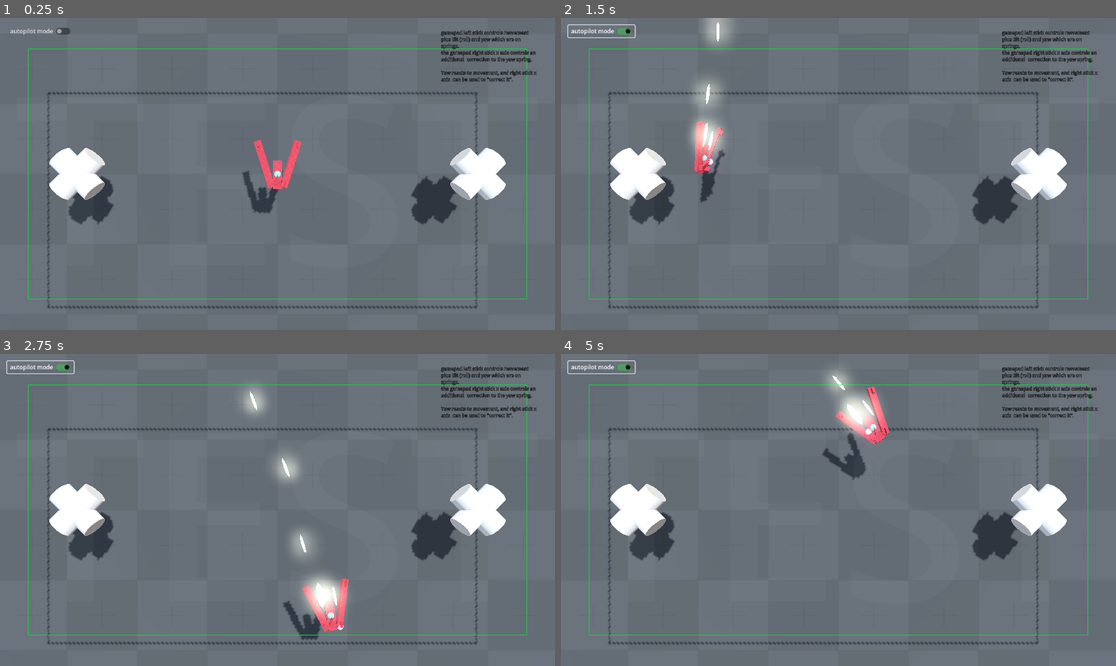
Above: before the commit, frames 1-4 (two rows, left to right).
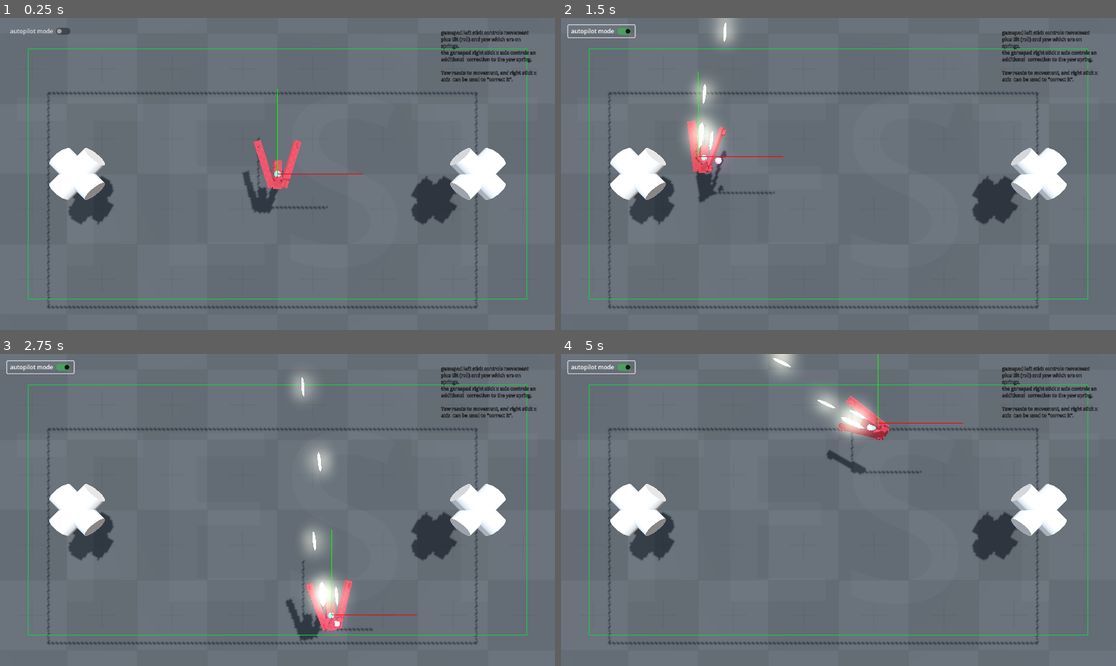
Above: after the commit, the same moments.

Repository: ioxu/star
Game: Godot game, scene res://assets/player/player_testing_scene.tscn
Two runs of this game, one before a commit and one after it. Both use one fixed random seed, a clock stepped at 60 frames per second and the inputs below. This scene is started directly instead of the project's main scene.
Inputs:
- Up to frame 1 (0.25 s): no input
- Up to frame 2 (1.5 s): click "autopilot mode" at 0.5 s; hold Right (ui_right) from 1.28 s (still down)
- Up to frame 3 (2.75 s): release Right (ui_right) at 2.03 s; hold Down (ui_down) from 2.03 s (still down)
- Up to frame 4 (5 s): release Down (ui_down) at 2.78 s; hold Right (ui_right) 2.78-3.53 s; hold Up (ui_up) 3.53-4.28 s; hold Left (ui_left) from 4.28 s (still down)

The runs differ from the first frame. In frame 1, 0.1% of the frame differs, in the area x 46-66%, y 22-62%; in frame 2, 1.2%; in frame 3, 2.2%; in frame 4, 2.4%, in the area x 36-73%, y 0-41%.

Commit message:
start of levels testing made player controls relative to camera orientation

Diff:
--- /dev/null
+++ b/assets/levels/test_level_two.tscn
@@ -0,0 +1,309 @@
+[gd_scene load_steps=17 format=3 uid="uid://bibvc765xe0fg"]
+
+[ext_resource type="Material" uid="uid://cnxtog6iv1d0j" path="res://assets/materials/triplanar_grid_grey.material" id="1_3abyr"]
+[ext_resource type="Texture2D" uid="uid://c70pl7gyqsx2k" path="res://assets/textures/grids/kenney_texture_08_light.png" id="2_jjm7x"]
+[ext_resource type="PackedScene" uid="uid://4tslx1g24xy1" path="res://assets/player/player.tscn" id="3_3abyr"]
+
+[sub_resource type="GDScript" id="GDScript_jjm7x"]
+script/source = "extends Node3D
+
+
+var scene_time := 0.0
+
+var _travel_speed := 50.0
+
+@onready var path_follow : PathFollow3D = find_child(\"PathFollow3D\")
+@onready var progress_ratio_label : Label = find_child(\"progress_ratio\")
+
+@onready var camera : Camera3D = find_child(\"Camera3D\")
+
+var has_looped := false
+
+var last_path_position : Vector3
+
+
+func _ready() -> void:
+	pprint(\"_ready()\")
+	#$Player.global_position = camera.global_position * Vector3(1.0, 0.0, 1.0)
+	$Player.global_position = path_follow.global_position * Vector3(1.0, 0.0, 1.0)
+	last_path_position = path_follow.global_position
+
+
+func _process(delta: float) -> void:
+	scene_time += delta
+	path_follow.progress = scene_time * _travel_speed
+	#pprint(\"path_follow.progress: %s\"%path_follow.progress)
+	progress_ratio_label.text = \"progress ratio: %0.3f\"%path_follow.progress_ratio
+	if path_follow.progress_ratio >= 0.95 and not has_looped:
+		#path_follow.progress_ratio  = 0.0
+		has_looped = true
+
+
+
+
+
+
+
+	var this_path_position = path_follow.global_position
+	var path_delta = this_path_position - last_path_position
+	last_path_position = this_path_position
+
+
+	#$Player.global_position = path_follow.global_position * Vector3(1.0, 0.0, 1.0)
+	$Player.exo_direction = path_delta * 0.5
+
+	var level_path_rotation = Vector3(0.0, -1 * path_follow.transform.basis.z.signed_angle_to( Vector3.BACK, Vector3.UP ), 0.0)
+	#$Player.rotation = Vector3(0.0, -1 * path_follow.transform.basis.z.signed_angle_to( Vector3.BACK, Vector3.UP ), 0.0)
+	$Player.exo_yaw = level_path_rotation.y
+
+
+
+func pprint(thing) -> void:
+	print(\"[test level two] %s\"%thing)
+"
+
+[sub_resource type="ProceduralSkyMaterial" id="ProceduralSkyMaterial_qdmn5"]
+sky_horizon_color = Color(0.66224277, 0.6717428, 0.6867428, 1)
+ground_horizon_color = Color(0.66224277, 0.6717428, 0.6867428, 1)
+
+[sub_resource type="Sky" id="Sky_j4t3q"]
+sky_material = SubResource("ProceduralSkyMaterial_qdmn5")
+
+[sub_resource type="Environment" id="Environment_3q0u3"]
+background_mode = 2
+background_energy_multiplier = 2.0
+sky = SubResource("Sky_j4t3q")
+tonemap_mode = 2
+ssao_enabled = true
+ssao_radius = 14.09
+ssao_intensity = 11.73
+ssao_power = 0.41608855
+ssao_light_affect = 0.55
+ssao_ao_channel_affect = 0.34
+ssil_enabled = true
+glow_enabled = true
+glow_levels/2 = 1.0
+glow_intensity = 1.93
+glow_strength = 0.53
+glow_blend_mode = 0
+
+[sub_resource type="QuadMesh" id="QuadMesh_kap54"]
+
+[sub_resource type="WorldBoundaryShape3D" id="WorldBoundaryShape3D_j4t3q"]
+
+[sub_resource type="SphereMesh" id="SphereMesh_ehmke"]
+height = 0.5
+radial_segments = 16
+rings = 16
+is_hemisphere = true
+
+[sub_resource type="StandardMaterial3D" id="StandardMaterial3D_nqac0"]
+albedo_color = Color(0.3378572, 0.5694376, 0.29008532, 1)
+albedo_texture = ExtResource("2_jjm7x")
+uv1_scale = Vector3(2, 2, 2)
+
+[sub_resource type="BoxMesh" id="BoxMesh_ehmke"]
+size = Vector3(5, 50, 5)
+
+[sub_resource type="Curve3D" id="Curve3D_0vh3s"]
+_data = {
+"points": PackedVector3Array(-47, 0, -109, 47, 0, 109, 227, 0, -865, 65, 0, -113, -65, 0, 113, 227, 0, -613, -108.5, 0, -27.300001, 108.5, 0, 27.300001, 227, 0, -349, 18.4, 0, -138.5, -18.4, 0, 138.5, 253.7819, 1.6276043e-05, -17.431835, 213.40001, 0, -1.3000001, -213.40001, 0, 1.3000001, -21.418083, 1.6276043e-05, 250.56815, -31.2, 0, 208.40001, 31.2, 0, -208.40001, -348.81805, 1.6276043e-05, -168.03183, -43.8, 0, 84.200005, 43.8, 0, -84.200005, -54, 0, -500, 12.5, 0, 87.3, -12.5, 0, -87.3, -107.21808, 1.6276043e-05, -776.2318, 0, 0, 0, 0, 0, 0, -96.44296, 1.6276043e-05, -953.9116),
+"tilts": PackedFloat32Array(0, 0, 0, 0, 0, 0, 0, 0, 0)
+}
+point_count = 9
+
+[sub_resource type="CameraAttributesPhysical" id="CameraAttributesPhysical_5xh8o"]
+exposure_sensitivity = 164.0
+exposure_shutter_speed = 125.0
+
+[sub_resource type="GDScript" id="GDScript_8tus5"]
+script/source = "extends Camera3D
+
+#@export var action_plane : Plane = Plane(Vector3.ZERO, 0.0)
+
+
+var time := 0.0
+
+var initial_position : Vector3
+var initial_rotation : Vector3
+
+#-- action plane
+var action_plane = Plane(Vector3.UP, Vector3.ZERO) 								# used for returning objects to the main plane of action
+
+#-- bounds
+@export var frustum_limit_margin := Vector2(0.05,0.1) * 1.0
+@export var draw_bounds := false
+var frustum_bounds_mesh = ImmediateMesh.new() 									# intersection of camera frstum with action_plane
+var screen_bounds_points : Array[Vector2]
+var world_bounds_points : Array[Vector3]
+var bounds_poly2d : PackedVector2Array 											# the bounds polygon in 2d space in the action_plane
+
+
+func _ready() -> void:
+	initial_position = self.global_position
+	initial_rotation = self.rotation
+
+	var frustum_bounds_instance = MeshInstance3D.new()
+	frustum_bounds_instance.mesh = frustum_bounds_mesh
+	var mat : StandardMaterial3D = StandardMaterial3D.new()
+	mat.vertex_color_use_as_albedo = true
+	mat.albedo_color = Color(0.0, 0.852, 0.232, 1.0)
+	frustum_bounds_instance.material_override = mat
+	frustum_bounds_instance.top_level = true
+	add_child(frustum_bounds_instance)
+
+
+func _process(delta: float) -> void:
+	time += delta
+
+	#-- frustum bounds
+	var vp_size = Vector2(get_viewport().size)
+	# screen points
+	screen_bounds_points = [
+		# 4 points, in screen resolution coordinates, minus the frustum_limit_margin
+		Vector2(vp_size.x * frustum_limit_margin.x, vp_size.y * frustum_limit_margin.y),
+		Vector2(vp_size.x * (1.0 - frustum_limit_margin.x), vp_size.y * frustum_limit_margin.y),
+		Vector2(vp_size.x * (1.0 - frustum_limit_margin.x), vp_size.y * (1.0 - frustum_limit_margin.y)),
+		Vector2(vp_size.x * frustum_limit_margin.x, vp_size.y * (1.0 - frustum_limit_margin.y))
+	]
+
+	# screen points to world points
+	world_bounds_points.clear()
+	for sp in screen_bounds_points:
+		var origin: Vector3 = self.project_ray_origin(sp)
+		var dir: Vector3 = self.project_ray_normal(sp)
+
+		var intersection = action_plane.intersects_ray(origin, dir )
+		world_bounds_points.append( intersection )
+
+	# 2d polygon
+	bounds_poly2d.clear()
+	for wp in world_bounds_points:
+		bounds_poly2d.append( Vector2(wp.x, wp.z) )
+
+	if draw_bounds:
+		frustum_bounds_mesh.clear_surfaces()
+		frustum_bounds_mesh.surface_begin(Mesh.PRIMITIVE_LINE_STRIP)
+		frustum_bounds_mesh.surface_add_vertex(world_bounds_points[0])
+		frustum_bounds_mesh.surface_add_vertex(world_bounds_points[1])
+		frustum_bounds_mesh.surface_add_vertex(world_bounds_points[2])
+		frustum_bounds_mesh.surface_add_vertex(world_bounds_points[3])
+		frustum_bounds_mesh.surface_add_vertex(world_bounds_points[0])
+		frustum_bounds_mesh.surface_end()
+	else:
+		frustum_bounds_mesh.clear_surfaces()
+
+
+func is_out_of_bounds(pos2d : Vector2) -> Dictionary:
+	if Geometry2D.is_point_in_polygon( pos2d, self.bounds_poly2d):
+		# inside?
+		return {\"oob\":false, \"closest\":Vector2.ZERO}
+	else:
+		# outside?
+		return {\"oob\": true, \"closest\": _closest_point_on_polygon( pos2d, self.bounds_poly2d ) }
+
+
+func _closest_point_on_polygon( point: Vector2, poly: PackedVector2Array ) -> Vector2:
+	# returns closest point on polygon (a PackedVector2Array of 2d vertices describing the polygon)
+	var best = Vector2.ZERO
+	var best_dist2 = INF
+	var n = poly.size()
+	for i in range(n):
+		var cp = Geometry2D.get_closest_point_to_segment( point, poly[i], poly[(i+1)%n] )
+		var d2 = point.distance_squared_to(cp)
+		if d2 < best_dist2:
+			best_dist2 = d2
+			best = cp
+	return best
+"
+
+[sub_resource type="BoxShape3D" id="BoxShape3D_3abyr"]
+size = Vector3(400, 10, 200)
+
+[node name="test_level_two" type="Node3D"]
+script = SubResource("GDScript_jjm7x")
+
+[node name="CanvasLayer" type="CanvasLayer" parent="."]
+
+[node name="Control" type="Control" parent="CanvasLayer"]
+layout_mode = 3
+anchors_preset = 15
+anchor_right = 1.0
+anchor_bottom = 1.0
+grow_horizontal = 2
+grow_vertical = 2
+
+[node name="progress_ratio" type="Label" parent="CanvasLayer/Control"]
+layout_mode = 0
+offset_right = 40.0
+offset_bottom = 23.0
+text = "progress ratio"
+
+[node name="lvl_grp" type="Node3D" parent="."]
+transform = Transform3D(1, 0, 0, 0, 1, 0, 0, 0, 1, 0, -30, 0)
+
+[node name="WorldEnvironment" type="WorldEnvironment" parent="lvl_grp"]
+environment = SubResource("Environment_3q0u3")
+
+[node name="DirectionalLight3D" type="DirectionalLight3D" parent="lvl_grp"]
+transform = Transform3D(-0.8422046, -0.43301278, -0.32123423, -0.52094567, 0.49999997, 0.69182056, -0.13895002, 0.75, -0.6466784, 0, 0, 0)
+light_bake_mode = 1
+shadow_enabled = true
+shadow_bias = 0.0
+shadow_blur = 0.576
+directional_shadow_split_1 = 0.194
+directional_shadow_split_2 = 0.539
+directional_shadow_split_3 = 1.0
+directional_shadow_blend_splits = true
+directional_shadow_fade_start = 1.0
+directional_shadow_max_distance = 500.0
+
+[node name="ground" type="StaticBody3D" parent="lvl_grp"]
+
+[node name="MeshInstance3D" type="MeshInstance3D" parent="lvl_grp/ground"]
+transform = Transform3D(5000, 0, 0, 0, -0.0021855694, 50000, 0, -50000, -0.0021855694, 0.5508423, 0, -0.19393921)
+material_override = ExtResource("1_3abyr")
+mesh = SubResource("QuadMesh_kap54")
+skeleton = NodePath("../../../..")
+
+[node name="CollisionShape3D" type="CollisionShape3D" parent="lvl_grp/ground"]
+shape = SubResource("WorldBoundaryShape3D_j4t3q")
+
+[node name="origin" type="MeshInstance3D" parent="lvl_grp"]
+transform = Transform3D(12, 0, 0, 0, 12, 0, 0, 0, 12, 0, 0, 0)
+mesh = SubResource("SphereMesh_ehmke")
+surface_material_override/0 = SubResource("StandardMaterial3D_nqac0")
+
+[node name="MeshInstance3D" type="MeshInstance3D" parent="lvl_grp"]
+transform = Transform3D(0.63692856, -0.76048726, -0.12641597, 0.7409803, 0.5586468, 0.37264153, -0.21276729, -0.3310178, 0.91932434, -27.95803, -3.8146973e-06, -24.09562)
+mesh = SubResource("BoxMesh_ehmke")
+surface_material_override/0 = ExtResource("1_3abyr")
+
+[node name="MeshInstance3D2" type="MeshInstance3D" parent="lvl_grp"]
+transform = Transform3D(0.57901096, -0.25042737, -0.77590746, 0.7409803, 0.5586468, 0.37264153, 0.34013852, -0.7906958, 0.50902444, 51.022316, -3.8146973e-06, -26.762749)
+mesh = SubResource("BoxMesh_ehmke")
+surface_material_override/0 = ExtResource("1_3abyr")
+
+[node name="MeshInstance3D3" type="MeshInstance3D" parent="lvl_grp"]
+transform = Transform3D(0.6597612, -0.5022061, -0.55902064, 0.7409803, 0.5586468, 0.37264153, 0.12515222, -0.6600778, 0.74069846, 48.92562, -5.141407, -19.250942)
+mesh = SubResource("BoxMesh_ehmke")
+surface_material_override/0 = ExtResource("1_3abyr")
+
+[node name="Path3D" type="Path3D" parent="."]
+curve = SubResource("Curve3D_0vh3s")
+
+[node name="PathFollow3D" type="PathFollow3D" parent="Path3D"]
+transform = Transform3D(-0.9182542, 0, -0.39594448, 0, 1, 0, 0.39594448, 0, -0.9182542, 227, 0, -865)
+
+[node name="Camera3D" type="Camera3D" parent="Path3D/PathFollow3D" groups=["camera"]]
+transform = Transform3D(1.0000018, 0, 0, 0, -4.3711466e-08, 1, 0, -1.0000018, -4.371139e-08, 0, 380, 0)
+attributes = SubResource("CameraAttributesPhysical_5xh8o")
+script = SubResource("GDScript_8tus5")
+draw_bounds = true
+
+[node name="Area3D" type="Area3D" parent="Path3D/PathFollow3D"]
+
+[node name="CollisionShape3D" type="CollisionShape3D" parent="Path3D/PathFollow3D/Area3D"]
+shape = SubResource("BoxShape3D_3abyr")
+
+[node name="Player" parent="." instance=ExtResource("3_3abyr")]
--- a/assets/player/player.tscn
+++ b/assets/player/player.tscn
@@ -47,6 +47,7 @@
 [node name="Player" type="CharacterBody3D"]
 collision_mask = 10
 script = ExtResource("1_h6syq")
+draw_debug = true
 
 [node name="hitbox" type="CollisionShape3D" parent="."]
 transform = Transform3D(1, 0, 0, 0, 1, 0, 0, 0, 1, -0.196, 0, -1.107)
@@ -129,14 +130,9 @@
 [node name="left_barrel_timer" type="Timer" parent="weapons/primary/machine_gun"]
 wait_time = 0.1
 
-[node name="Label3D" type="Label3D" parent="."]
-transform = Transform3D(1, 0, 0, 0, -4.371139e-08, 1, 0, -1, -4.371139e-08, 12.251472, 2.573666, -9.816734)
-visible = false
-pixel_size = 0.075
-text = "label 3d"
-
 [node name="target_velocity_indicator" type="MeshInstance3D" parent="."]
 transform = Transform3D(2, 0, 0, 0, 2, 0, 0, 0, 2, 0, 0, 0)
+top_level = true
 mesh = SubResource("SphereMesh_v2miy")
 surface_material_override/0 = SubResource("StandardMaterial3D_h6syq")
 
--- a/assets/player/player_controller.gd
+++ b/assets/player/player_controller.gd
@@ -1,6 +1,8 @@
 extends CharacterBody3D
 
 @export var camera : Camera3D
+@export var draw_debug := false
+
 
 #-- object
 var object_time := 0.0
@@ -13,8 +15,11 @@
 var action_plane = Plane(Vector3.UP, Vector3.ZERO) # used for returning objects to the main plane of action
 
 @export var take_user_input := true
-var exo_direction := Vector3.ZERO # a writebale force for being driven externally
+var exo_direction := Vector3.ZERO # a writeable force for being driven externally
 var exo_aim := Vector3.ZERO
+ # I think this should be driven by the world y rotation of the action plane
+# i.e. this is where the y rotation of the lavel drives the orientation of the player
+var exo_yaw := 0.0
 
 var target_velocity := Vector3.ZERO
 var friction := 0.0002
@@ -40,6 +45,10 @@
 
 const bullet = preload("res://assets/player/bullet.tscn")
 
+var debug = MeshInstance3D.new()
+var debug_mesh = ImmediateMesh.new()
+#var debug_points : Array[Vector3]
+
 
 func _ready() -> void:
 	if Global.is_f6_scene(self.scene_file_path):
@@ -55,12 +64,23 @@
 	$weapons/primary/machine_gun/muzzle2/muzzle_flash2.visible = false
 
 
+	debug.mesh = debug_mesh
+	var mat : StandardMaterial3D = StandardMaterial3D.new()
+	mat.vertex_color_use_as_albedo = true
+	mat.albedo_color = Color.WHITE#Color(0.0, 0.852, 0.232, 1.0)
+	mat.shading_mode = BaseMaterial3D.SHADING_MODE_UNSHADED
+	debug.material_override = mat
+	debug.top_level = true
+	add_child(debug)
+
+
 func _physics_process(delta: float) -> void:
 	# left stick input
+	var input_direction : Vector3
 	var direction : Vector3
 	var aim : Vector3
 	if take_user_input:
-		direction = Vector3(
+		input_direction = Vector3(
 			Input.get_action_strength("ui_right") - Input.get_action_strength("ui_left"),
 			0.0,
 			Input.get_action_strength("ui_down") - Input.get_action_strength("ui_up")
@@ -74,6 +94,25 @@
 		)
 
 	#-- input velocities
+	# make direction relative to camera orientation
+	# TODO: generate this basis from the action plane instead ..
+	var camy : Vector3 = (camera.global_basis.y * Vector3(1.0, 0.0, 1.0)).normalized()
+	var camx : Vector3 = (camera.global_basis.x * Vector3(1.0, 0.0, 1.0)).normalized()
+
+	direction = input_direction.x * camx + input_direction.z * -camy
+
+	if draw_debug:
+		debug_mesh.clear_surfaces()
+		debug_mesh.surface_begin(Mesh.PRIMITIVE_LINES)
+		debug_mesh.surface_set_color(Color.GREEN)
+		debug_mesh.surface_add_vertex(Vector3.ZERO)
+		debug_mesh.surface_add_vertex(camy*25.0)
+		debug_mesh.surface_set_color(Color.RED)
+		debug_mesh.surface_add_vertex(Vector3.ZERO)
+		debug_mesh.surface_add_vertex(camx*25.0)
+		debug_mesh.surface_end()
+		debug.global_position = self.global_position + (Vector3.UP * 5.0)
+
 	direction = direction + exo_direction
 	aim = aim + exo_aim
 	if direction.length() > 1.0:
@@ -82,7 +121,7 @@
 	target_velocity = direction * MAX_SPEED
 	velocity = velocity.move_toward( target_velocity, acceleration * delta )
 	velocity = velocity.move_toward( Vector3.ZERO, friction *  delta )
-	$target_velocity_indicator.position = (target_velocity / MAX_SPEED) * 4.5
+	$target_velocity_indicator.global_position = self.global_position + (target_velocity / MAX_SPEED) * 4.5
 
 	#-- bounds
 	var bounds = camera.is_out_of_bounds(Vector2( self.global_position.x, self.global_position.z ))
@@ -96,15 +135,13 @@
 	self.global_position.y = 0
 
 	#-- tilt and yaw
-	tilt_spring.target = direction.x
-	yaw_spring.target = direction.x + aim.x
+	yaw = yaw_spring.tick(delta, yaw)
+	rotation.y = exo_yaw + yaw * -0.65
+
+	tilt_spring.target = input_direction.x
+	yaw_spring.target = input_direction.x + aim.x
 	tilt = tilt_spring.tick(delta, tilt)
 	rotation.z = tilt * -1.2
-	yaw = yaw_spring.tick(delta, yaw)
-	rotation.y = yaw * -0.65
-
-	screen_pos = camera.unproject_position( self.global_position )
-	$Label3D.text = "screen_pos <%d, %d>\nworld_pos <%0.1f, %0.1f>\nheight %0.1f"%[screen_pos.x, screen_pos.y, global_position.x, global_position.z, self.global_position.y]
 
 
 func _process(delta: float) -> void:
--- a/assets/player/player_testing_scene.gd
+++ b/assets/player/player_testing_scene.gd
@@ -41,17 +41,11 @@
 func _process(delta: float) -> void:
 	object_time += delta
 	if autopilot_mode:
-		#var dirx = sin(object_time * 2 + 7.23355) * 0.5
-		#var dirz = sin(object_time * 4.5 - 3.221) * 0.5
-
-		#var noise_dir = ap_noise.get_noise_3dv( Vector3( (object_time+73.5) * 20.0 , 0.0,  (object_time -50.75) * 20.0 ) ) * Vector3(1.0, 0.0, 1.0)
-		#var noise_dir : Vector3 = ap_noise.get_noise_3dv( Vector3( (object_time+73.5) * 20.0 , 0.0,  0.0 ) ) * Vector3(1.0, 1.0, 1.0)
 		var noise_dirx = ap_noisex.get_noise_1d(object_time*85.0+73.5)
 		noise_dirx = remap(ease(remap(noise_dirx, -1.0, 1.0, 0.0, 1.0), -3.0), 0.0, 1.0, -1.0, 1.0)
+		var noise_dir : Vector3 = Vector3( noise_dirx, 0.0, ap_noisez.get_noise_1d(object_time*60.0-73.5) *0.25 ).normalized() * 0.55
+		var noise_aim : float = ap_aim_noisex.get_noise_1d( object_time*80.0 ) *2.0
 
-		var noise_dir : Vector3 = Vector3( noise_dirx, 0.0, ap_noisez.get_noise_1d(object_time*60.0-73.5) *0.25 ).normalized() * 0.55
-		var noise_aim : float = ap_aim_noisex.get_noise_1d( object_time*80.0 )
-		#var dirz = sin(object_time * 4.5 - 3.221) * 0.5
 		$Player.exo_direction = noise_dir
 		$Player.exo_aim = Vector3(noise_aim, 0.0, 0.0)
 
